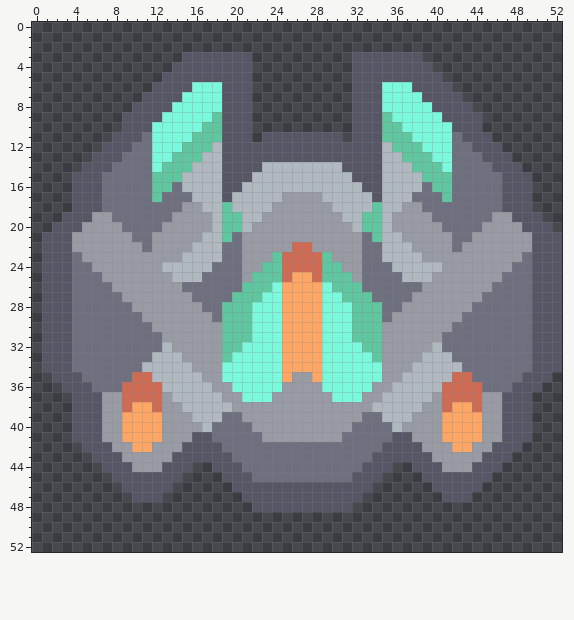
Two versions of one pixel-art sprite, sprites/units/spix-ui.png. Above, as it was before the edit.
The file is 54x54 pixels. Colours within 5 levels of each other are drawn and written as one. The old version is drawn lined up with the new one, on the new canvas.
New version:
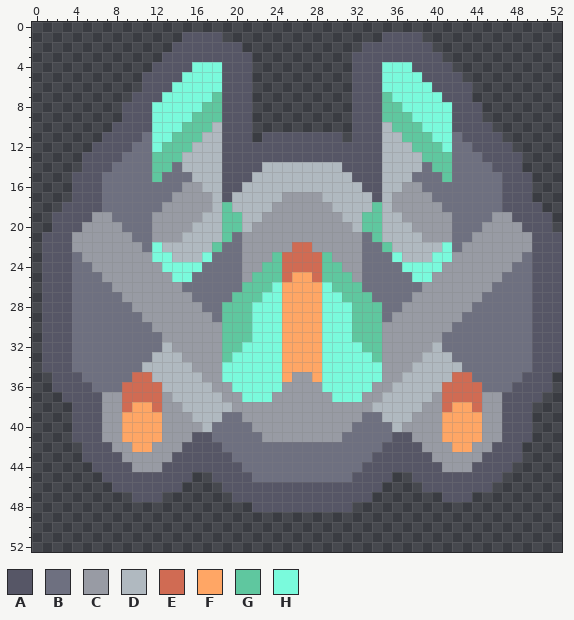
Palette (. is transparent): A #565666  B #6e7080  C #989ba4  D #b0b9c0  E #d06b53  F #ffa665  G #5fc79f  H #7afadc
Change:
canvas 54x54 -> 53x53, the old top-left corner now at 0,-1 (the part of the old canvas that was cut away was empty and is not shown)
@@ x 0..52 @@
  0 .....................................................
- 1 .....................................................
- 2 .....................................................
- 3 ...............AAAAAAA..........AAAAAAA..............
- 4 ..............AAAAAAAA..........AAAAAAAA.............
- 5 .............AAAAAAAAA..........AAAAAAAAA............
- 6 ............AAAAHHHAAA..........AAAHHHAAAA...........
- 7 ...........AAAAHHHHAAA..........AAAHHHHAAAA..........
- 8 ..........AAAAHHHHHAAA..........AAAHHHHHAAAA.........
- 9 .........AAAAHHHHHGAAA..........AAAGHHHHHAAAA........
-10 .........AAAHHHHHGGAAA..........AAAGGHHHHHAAA........
-11 ........AAABHHHHGGGAAA.AAAAAAAA.AAAGGGHHHHBAAA.......
-12 .......AAABBHHHGGGDAAAAAAAAAAAAAAAADGGGHHHBBAAA......
-13 ......AAABBBHHGGGDDAAAAAAAAAAAAAAAADDGGGHHBBBAAA.....
-14 .....AAABBBBHGGGDDDAAAADDDDDDDDAAAADDDGGGHBBBBAAA....
-15 ....AAABBBBBGGGDDDDAAADDDDDDDDDDAAADDDDGGGBBBBBAAA...
-16 ....AAABBBBBGGBDDDDAADDDDDDDDDDDDAADDDDBGGBBBBBAAA...
-17 ....AAABBBBBGBBBDDDADDDDDCCCCDDDDDADDDBBBGBBBBBAAA...
-18 ....AAABBBBBBBBCCDDGDDDDCCCCCCDDDDGDDCCBBBBBBBBAAA...
-19 ...AAACCBBBBBBCCCCDGGDDCCCCCCCCDDGGDCCCCBBBBBBCCAAA..
-20 ..AAACCCCBBBBCCCCCDGGDCCCCCCCCCCDGGDCCCCCBBBBCCCCAAA.
-21 .AAACCCCCCBBCCCCCDDGBCCCCCCCCCCCCBGDDCCCCCBBCCCCCCAAA
-22 .AAACCCCCCCBCCCCDDDBBCCCCCEECCCCCBBDDDCCCCBCCCCCCCAAA
-23 .AAABCCCCCCCCCCDDDDBBCCCGEEEEGCCCBBDDDDCCCCCCCCCCBAAA
-24 .AAABBCCCCCCCDDDDDBBBCCGGEEEEGGCCBBBDDDDDCCCCCCCBBAAA
-25 .AAABBBCCCCCCCDDDBBBBCGGGEFFEGGGCBBBBDDDCCCCCCCBBBAAA
+ 1 ...............AAAA................AAAA..............
+ 2 ..............AAAAAAA............AAAAAAA.............
+ 3 .............AAAAAAAAA..........AAAAAAAAA............
+ 4 ............AAAAHHHAAA..........AAAHHHAAAA...........
+ 5 ...........AAAAHHHHAAA..........AAAHHHHAAAA..........
+ 6 ...........AAAHHHHHAAA..........AAAHHHHHAAAA.........
+ 7 ..........AAAHHHHHGAAA..........AAAGHHHHHAAA.........
+ 8 .........AAAHHHHHGGAAA..........AAAGGHHHHHAAA........
+ 9 .........AAAHHHHGGGAAA..........AAAGGGHHHHAAA........
+10 ........AAAAHHHGGGDAAA..........AAADGGGHHHAAAA.......
+11 .......AAAABHHGGGDDAAA.AAAAAAAA.AAADDGGGHHBAAAA......
+12 ......AAAABBHGGGDDDAAAAAAAAAAAAAAAADDDGGGHBBAAAA.....
+13 .....AAAABBBGGGDDDDAAAAAAAAAAAAAAAADDDDGGGBBBAAAA....
+14 .....AAABBBBGGBDDDDAAAADDDDDDDDAAAADDDDBGGBBBBAAA....
+15 ....AAABBBBBGBBBDDDAAADDDDDDDDDDAAADDDBBBGBBBBBAAA...
+16 ....AAABBBBBBBBCCDDAADDDDDDDDDDDDAADDCCBBBBBBBBAAA...
+17 ....AAABBBBBBBCCCCDADDDDDCCCCDDDDDADCCCCBBBBBBBAAA...
+18 ...AAAABBBBBBCCCCCDGDDDDCCCCCCDDDDGDCCCCCBBBBBBAAAA..
+19 ..AAAACCBBBBCCCCCDDGGDDCCCCCCCCDDGGDDCCCCCBBBBCCAAAA.
+20 ..AAACCCCBBBCCCCDDDGGDCCCCCCCCCCDGGDDDCCCCBBBCCCCAAA.
+21 .AAACCCCCCBBCCCDDDDGBCCCCCCCCCCCCBGDDDDCCCBBCCCCCCAAA
+22 .AAACCCCCCCBHDDDDDGBBCCCCCEECCCCCBBGDDDDDHBCCCCCCCAAA
+23 .AAABCCCCCCCHHDDDHBBBCCCGEEEEGCCCBBBHDDDHHCCCCCCCBAAA
+24 .AAABBCCCCCCCHHHHBBBBCCGGEEEEGGCCBBBBHHHHCCCCCCCBBAAA
+25 .AAABBBCCCCCCCHHBBBBBCGGGEFFEGGGCBBBBBHHCCCCCCCBBBAAA
 26 .AAABBBBCCCCCCCBBBBBBGGGHFFFFHGGGBBBBBBCCCCCCCBBBBAAA
@@ x 0..52 @@
 35 ..AAABBBBBEEDDDDDCCHHHHHHFCCFHHHHHHCCDDDDDEEBBBBBAAA.
-36 ...AAABBBEEEEDDDDDCCHHHHHCCCCHHHHHCCDDDDDEEEEBBBAAA..
-37 ....AAACCEEEECDDDDDCCHHHCCCCCCHHHCCDDDDDCEEEECCAAA...
+36 ..AAAABBBEEEEDDDDDCCHHHHHCCCCHHHHHCCDDDDDEEEEBBBAAAA.
+37 ...AAAACCEEEECDDDDDCCHHHCCCCCCHHHCCDDDDDCEEEECCAAAA..
 38 ....AAACCEFFECCDDDDDCCCCCCCCCCCCCCDDDDDCCEFFECCAAA...
@@ x 0..52 @@
 42 .....AAACCFFCCCAAAABBBBBBBBBBBBBBBBAAAACCCFFCCAAA....
-43 ......AAACCCCCAAAAAABBBBBBBBBBBBBBAAAAAACCCCCAAA.....
-44 .......AAACCCAAA..AAABBBBBBBBBBBBAAA..AAACCCAAA......
-45 ........AAAAAAA....AAABBBBBBBBBBAAA....AAAAAAA.......
-46 .........AAAAA......AAAAAAAAAAAAAA......AAAAA........
-47 ..........AAA........AAAAAAAAAAAA........AAA.........
+43 .....AAAACCCCCAAAAAABBBBBBBBBBBBBBAAAAAACCCCCAAAA....
+44 ......AAAACCCAAAAAAAABBBBBBBBBBBBAAAAAAAACCCAAAA.....
+45 .......AAAAAAAAA..AAAABBBBBBBBBBAAAA..AAAAAAAAA......
+46 ........AAAAAAA....AAAAAAAAAAAAAAAA....AAAAAAA.......
+47 ..........AAA.......AAAAAAAAAAAAAA.......AAA.........
 48 ......................AAAAAAAAAA.....................
